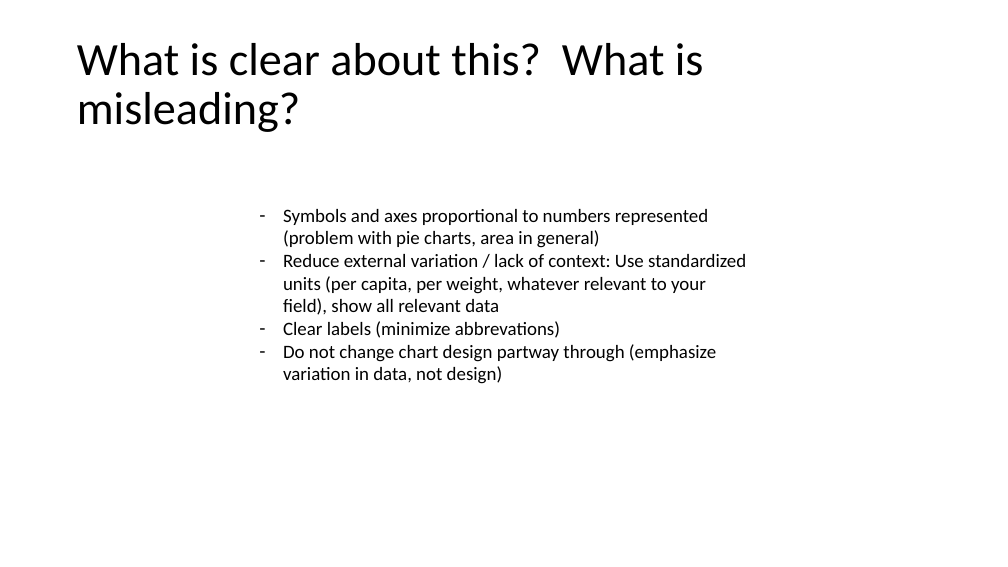
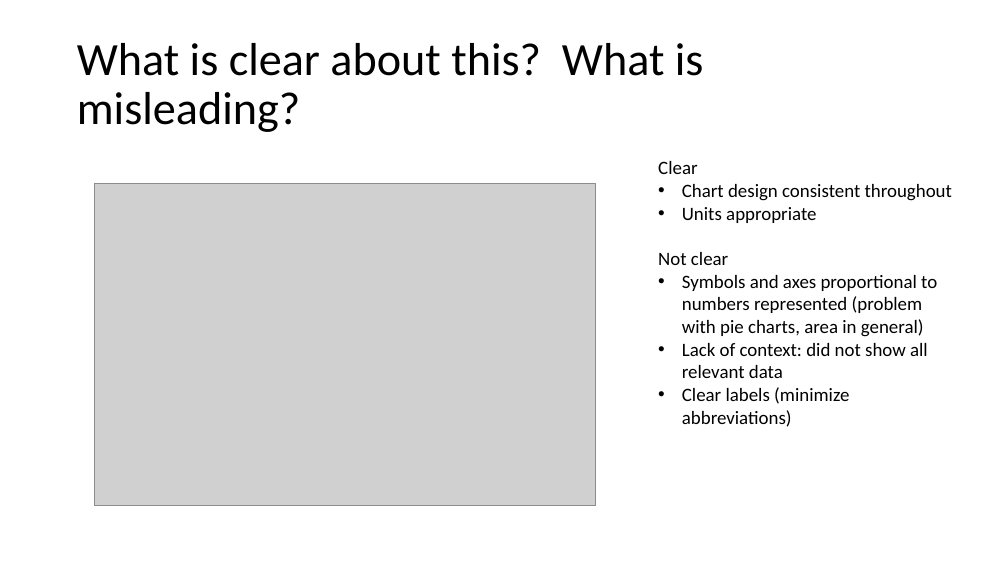
Before and after one commit to baeolophus/2025_data_viz_research, a slide deck: slide 5 of activities.pptx (slide 6 before the commit). Drawn at 1008x567 pixels with LibreOffice and Linux fonts; fonts in the diff are those of the drawing; grey boxes stand for pictures. Boxes give left, top, right and bottom in pixels: in the first picture for what was removed or moved away, otherwise in the second. Text is boxed around its words. In the diff, an @@ line names an element or a change of style, - is before the commit and + after.

Commit message:
added R-generated figures and organized text about each

```diff
--- a/activities.pptx
+++ b/activities.pptx
@@ text "Clear": place and size @@
-text "Clear" at (283,209,746,384)
+text "Clear" at (658,161,952,427)
@@ text at (658,161,952,265): paragraphs added @@
+Clear
+• Chart design consistent throughout
+• Units appropriate
+Not clear
@@ picture added at (95,184,595,506) @@
@@ text at (682,275,937,337): bullet - to • @@
@@ text at (682,343,928,427): text changed @@
-– Reduce external variation / lack of context: Use standardized units (per capita, per weight, whatever relevant to your field), show all relevant data
-– Clear labels (minimize abbrevations)
-– Do not change chart design partway through (emphasize variation in data, not design)
+• Lack of context: did not show all relevant data
+• Clear labels (minimize abbreviations)
```
Also in this commit, not shown: 4 other slides changed, 1 slide added, 2 slides removed.
